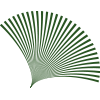
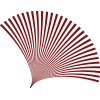
Layers edited between the first and the second 100 x 100 image:
painted on "Color Fill 1" over [0,11,100,88]
